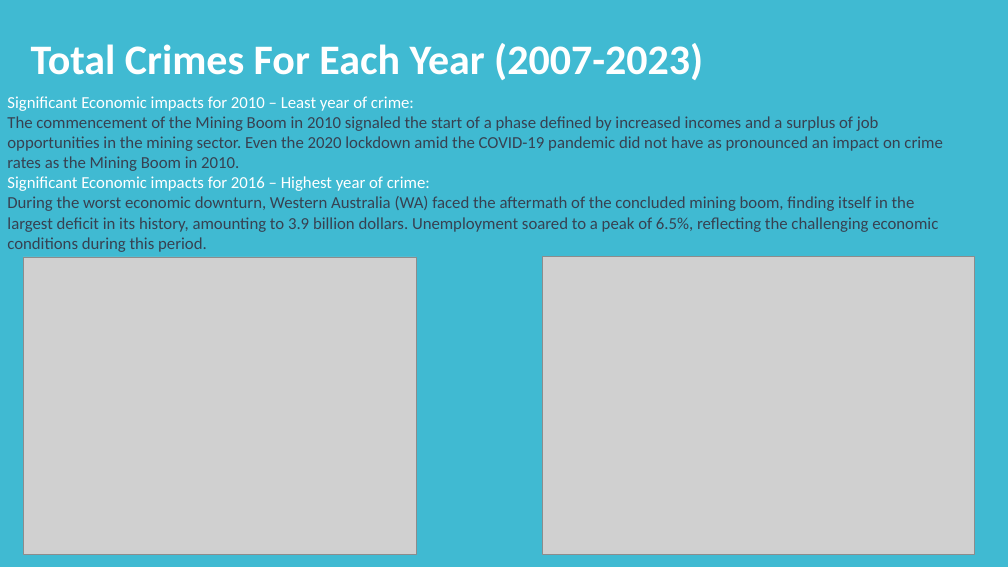
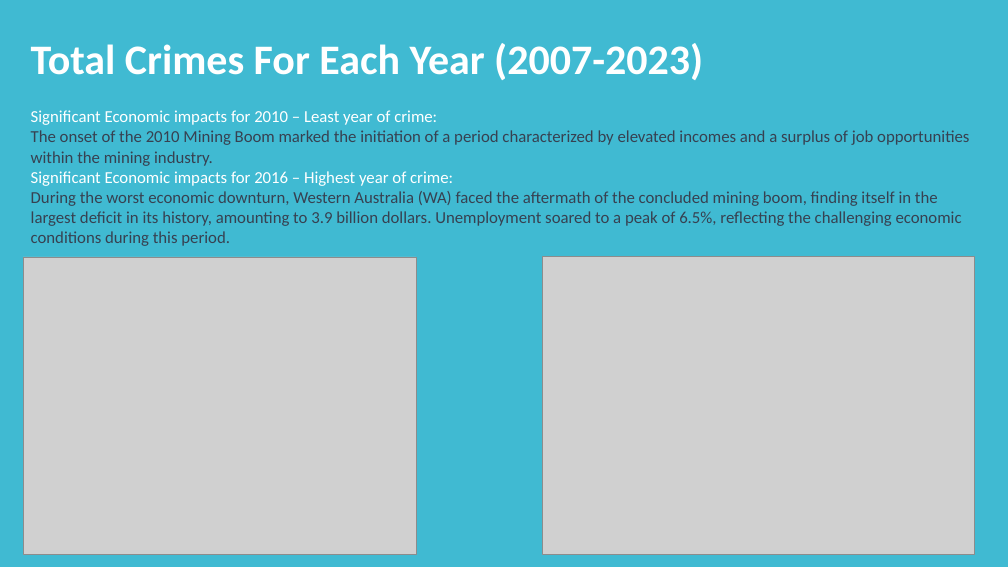
Before and after one commit to DrishP98/Project-1-, a slide deck: slide 9 of crime_data_wa_final.pptx. Drawn at 1008x567 pixels with LibreOffice and Linux fonts; fonts in the diff are those of the drawing; grey boxes stand for pictures. Boxes give left, top, right and bottom in pixels: in the first picture for what was removed or moved away, otherwise in the second. Text is boxed around its words. In the diff, an @@ line names an element or a change of style, - is before the commit and + after.

```diff
--- a/crime_data_wa_final.pptx
+++ b/crime_data_wa_final.pptx
@@ text "Significant Economic impacts for 2010 ...": place and size @@
-text "Significant Economic impacts for 2010 ..." at [7, 96, 942, 252]
+text "Significant Economic impacts for 2010 ..." at [31, 110, 969, 246]
@@ text at [31, 130, 969, 166]: text changed @@
-The commencement of the Mining Boom in 2010 signaled the start of a phase defined by increased incomes and a surplus of job opportunities in the mining sector. Even the 2020 lockdown amid the COVID-19 pandemic did not have as pronounced an impact on crime rates as the Mining Boom in 2010.
+The onset of the 2010 Mining Boom marked the initiation of a period characterized by elevated incomes and a surplus of job opportunities within the mining industry.
```
Also in this commit, not shown: 5 other slides changed.
